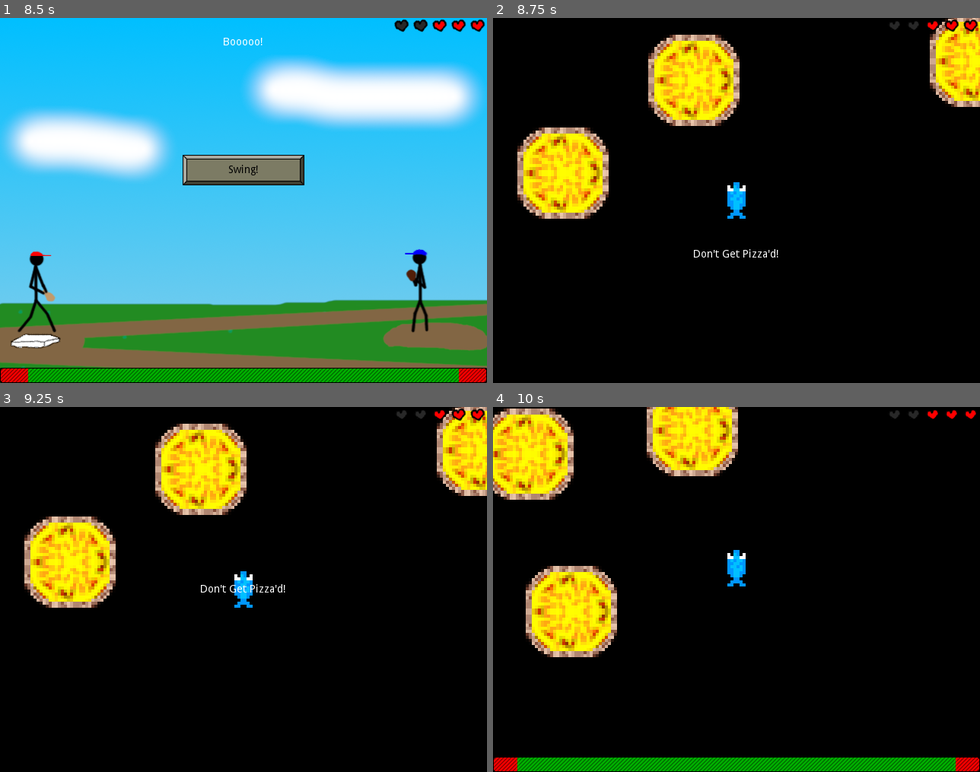
Above: before the commit, frames 1-4 (two rows, left to right).
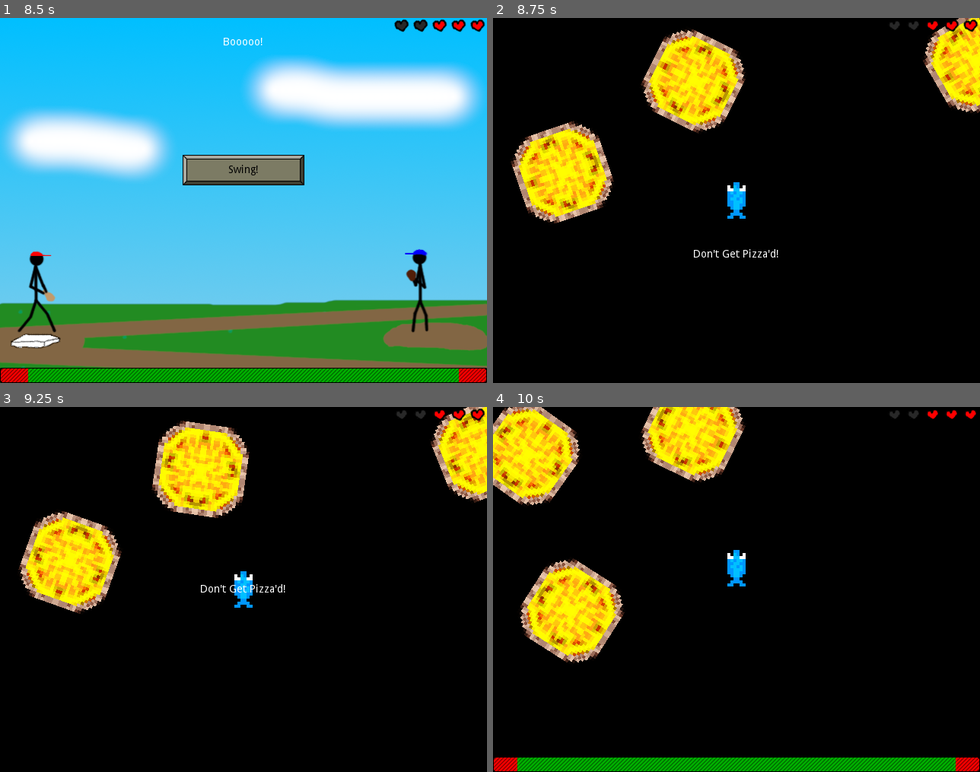
Above: after the commit, the same moments.

Repository: swashdev/minigame-madness
Game: Godot game, scene res://master/scenes/main.tscn
Same seed, same stepped clock (60 frames per second), same inputs: the game is played once before the commit and once after it.
Inputs:
- Up to frame 1 (8.5 s): tap Enter at 0.5 s; hold Right (ui_right) 0.53-1.28 s; tap Space (ui_select) at 0.77, 1.52, 3.02, 3.77, 4.52, 5.75, 6.02, 6.77, 7.52 s; hold Down (ui_down) 1.28-2.03 s; hold Right (ui_right) 2.03-2.78 s; hold Up (ui_up) 2.78-3.53 s; hold Left (ui_left) 3.53-5.03 s; hold Down (ui_down) 5.03-5.78 s; hold Right (ui_right) 5.78-6.53 s; tap A at 6.5 s; hold Up (ui_up) 6.53-7.28 s; hold Right (ui_right) 7.28-8.03 s; hold Down (ui_down) from 8.03 s (still down)
- Up to frame 2 (8.75 s): keep holding Down (ui_down)
- Up to frame 3 (9.25 s): release Down (ui_down) at 8.78 s; hold Left (ui_left) from 8.78 s (still down); tap Space (ui_select) at 9.02 s
- Up to frame 4 (10 s): release Left (ui_left) at 9.53 s; hold Up (ui_up) from 9.53 s (still down); tap Space (ui_select) at 9.77 s

Frame 1 is identical in both runs. In frame 2, 7.2% of the frame differs, in the area x 3-100%, y 0-57%; in frame 3, 6.9%; in frame 4, 7.7%, in the area x 0-52%, y 0-71%.

Commit message:
have pizzas choose a random spin at initialization.

Diff:
--- a/mini/anchovy_quest/scripts/obstacles/pizza.gd
+++ b/mini/anchovy_quest/scripts/obstacles/pizza.gd
@@ -9,6 +9,13 @@
 
 # Determines how quickly the pizza's sprite and collision polygon will spin.
 var spin_degrees: float = 0.0 setget set_spin, get_spin
+
+
+# Choose a random spin at initialization.
+func _init():
+	spin_degrees = rand_range( 90.0, 180.0 )
+	if randi() % 2 == 0:
+		spin_degrees *= -1
 
 
 # The pizza slice has a very simple life; this process does nothing but spin
